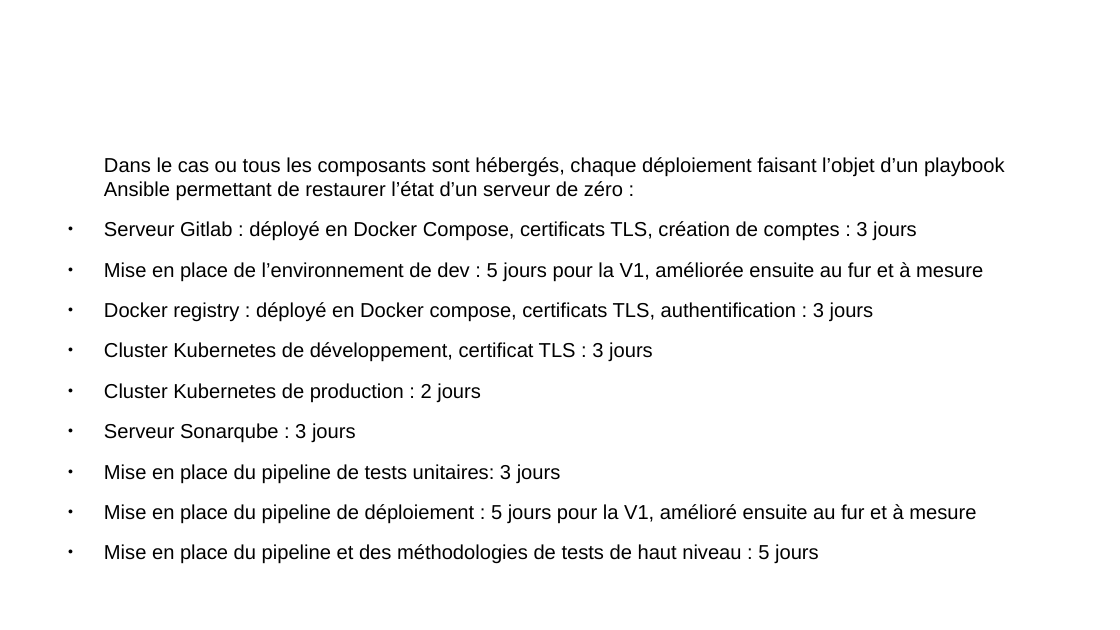
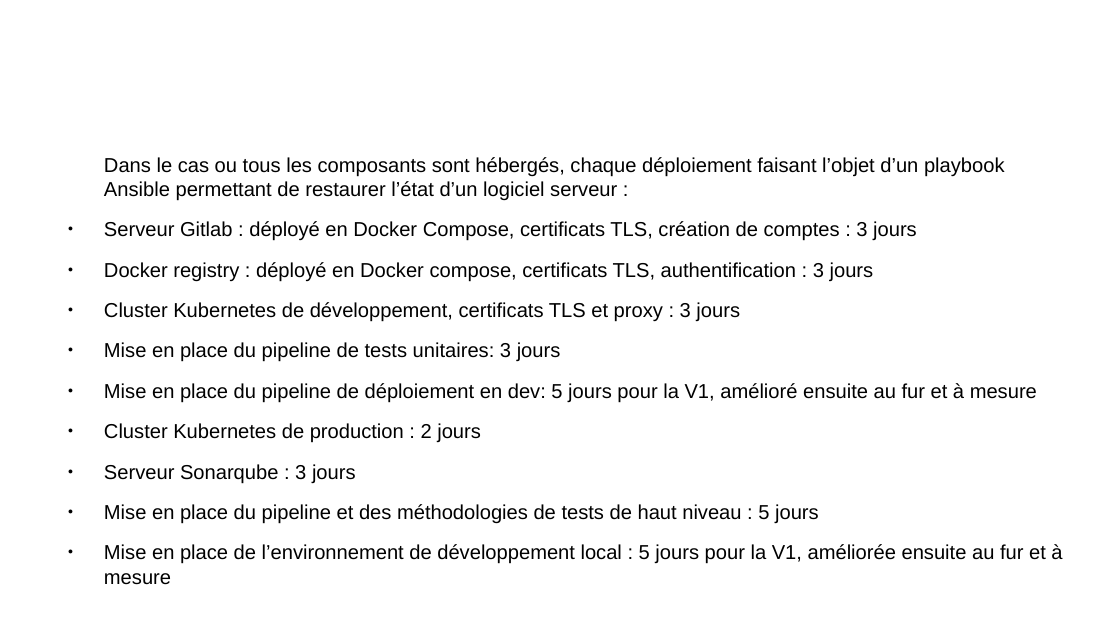
Before and after one commit to remipassmoilesel/ci-cd-plan, a slide deck: slide 22 of ci-cd-plan.odp (slide 24 before the commit). Drawn at 1120x630 pixels with LibreOffice and Linux fonts; fonts in the diff are those of the drawing; background and template pictures are left out. Boxes give left, top, right and bottom in pixels: in the first picture for what was removed or moved away, otherwise in the second. Text is boxed around its words. In the diff, an @@ line names an element or a change of style, - is before the commit and + after.

```diff
--- a/ci-cd-plan.odp
+++ b/ci-cd-plan.odp
@@ text at <box>104,157,1005,200</box>: text changed @@
-Dans le cas ou tous les composants sont hébergés, chaque déploiement faisant l’objet d’un playbook Ansible permettant de restaurer l’état d’un serveur de zéro :
+Dans le cas ou tous les composants sont hébergés, chaque déploiement faisant l’objet d’un playbook Ansible permettant de restaurer l’état d’un logiciel serveur :
@@ text at <box>104,262,983,281</box>: paragraph removed @@
-● Mise en place de l’environnement de dev : 5 jours pour la V1, améliorée ensuite au fur et à mesure
@@ text at <box>104,302,1037,402</box>: text changed @@
-● Cluster Kubernetes de développement, certificat TLS : 3 jours
+● Cluster Kubernetes de développement, certificats TLS et proxy : 3 jours
+● Mise en place du pipeline de tests unitaires: 3 jours
+● Mise en place du pipeline de déploiement en dev: 5 jours pour la V1, amélioré ensuite au fur et à mesure
@@ text at <box>104,464,976,523</box>: paragraphs removed @@
-● Mise en place du pipeline de tests unitaires: 3 jours
-● Mise en place du pipeline de déploiement : 5 jours pour la V1, amélioré ensuite au fur et à mesure
@@ text at <box>104,544,1062,585</box>: paragraph added @@
+● Mise en place de l’environnement de développement local : 5 jours pour la V1, améliorée ensuite au fur et à mesure
```
Also in this commit, not shown: 7 other slides changed, 1 slide added, 3 slides removed, 2 other files.
